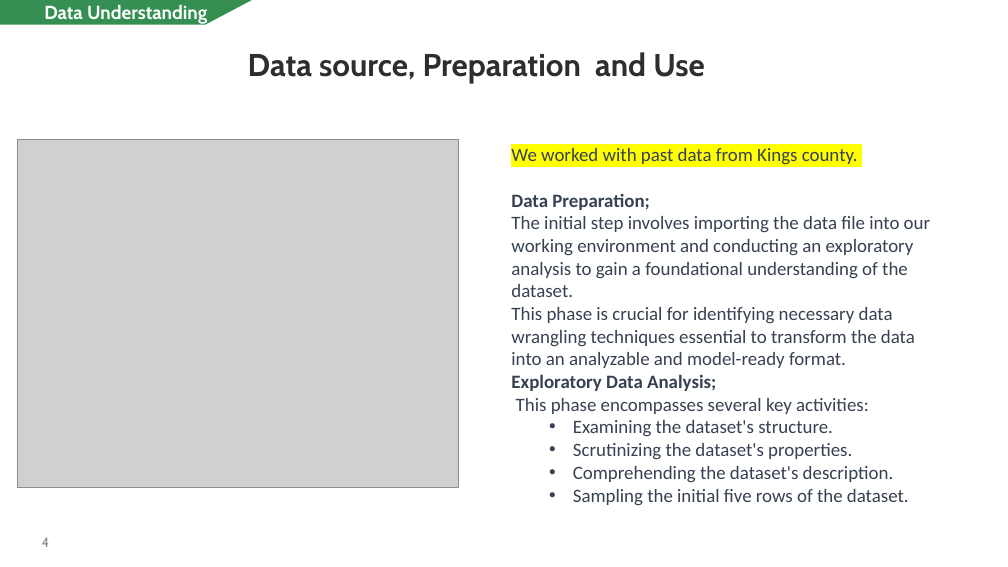
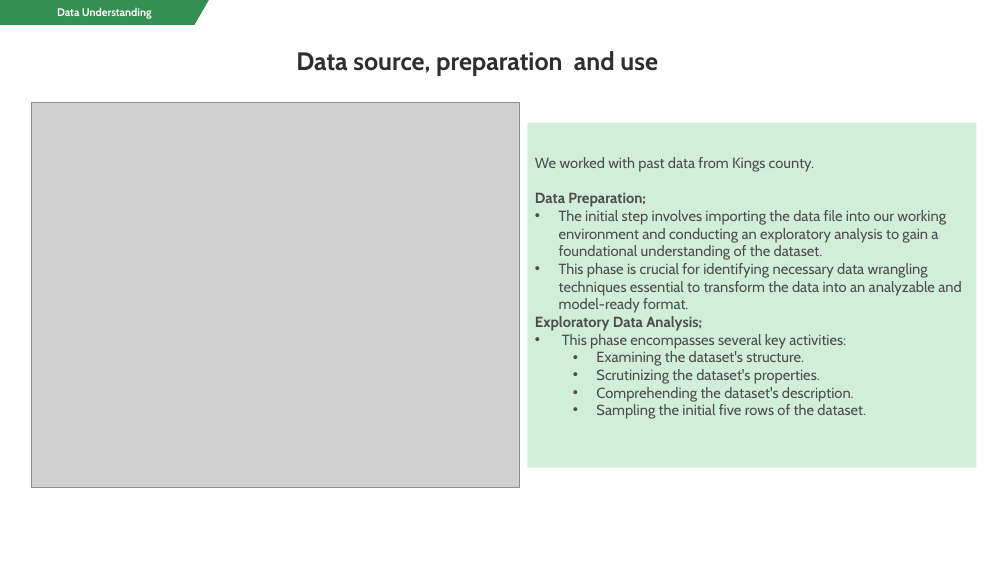
Before and after one commit to CarolineNjorog3/Transforming-homes-elevating-values, a slide deck: slide 4 of Non_Technical Presentation.pptx. Drawn at 1008x567 pixels with LibreOffice and Linux fonts; fonts in the diff are those of the drawing; grey boxes stand for pictures. Boxes give left, top, right and bottom in pixels: in the first picture for what was removed or moved away, otherwise in the second. Text is boxed around its words. In the diff, an @@ line names an element or a change of style, - is before the commit and + after.

```diff
--- a/Non_Technical Presentation.pptx
+++ b/Non_Technical Presentation.pptx
@@ freeform shape "Data Understanding": place and size @@
-freeform shape "Data Understanding" at bbox=[0, 0, 253, 25]
+freeform shape "Data Understanding" at bbox=[0, 0, 209, 25]
@@ freeform shape "Data Understanding" at bbox=[0, 0, 209, 25]: size 18 to 10.5 pt @@
@@ text at bbox=[296, 51, 658, 76]: text changed; size 30 to 24 pt @@
-Data source, Preparation and Use
+Data source, preparation and use
@@ picture: place and size @@
-picture at bbox=[17, 139, 459, 488]
+picture at bbox=[32, 103, 520, 488]
@@ rectangle "We worked with past data ...": place and size @@
-rectangle "We worked with past data ..." at bbox=[511, 148, 930, 506]
+rectangle "We worked with past data ..." at bbox=[528, 123, 977, 467]
@@ rectangle "We worked with past data ..." at bbox=[528, 123, 977, 467]: size 18 to 14 pt, font Calibri to Cabin, text colour #374151 to #4D4D4D; highlight #FFFF00 to none in "We worked with past data from Kings ..."; bullet none to •; list level 2 to 3 in "Examining the dataset's structure."; list level 2 to 3 in "Scrutinizing the dataset's properties."; list level 2 to 3 in "Comprehending the dataset's description."; list level 2 to 3 in "Sampling the initial five rows ..."; vertical alignment top to middle; fill none to #D1EEDA @@
@@ page number removed at bbox=[42, 537, 50, 547] @@
-4
```
Also in this commit, not shown: 5 other slides changed, 8 slides added, 7 slides removed, 1 other file.
